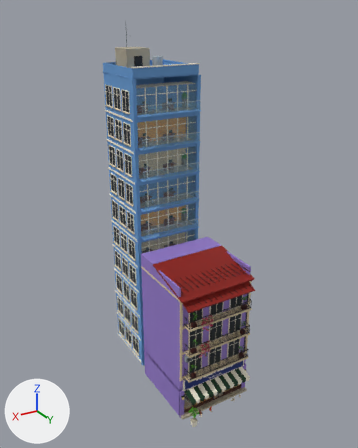
The FBX model Assets/PhoViet/Art/Streets/PV_StreetShop10_Petshop.fbx, before and after one commit.
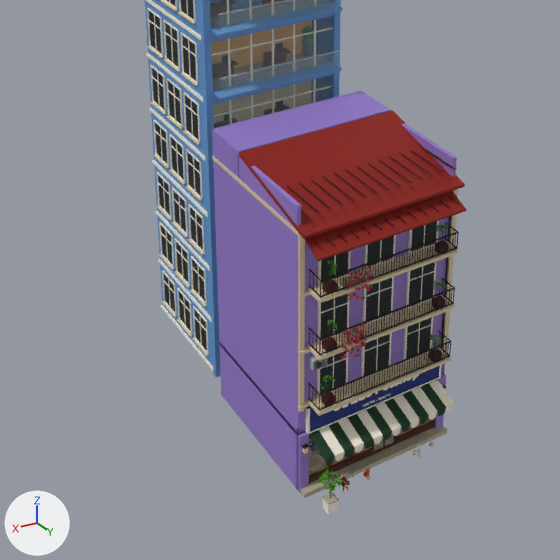
Each version is shown whole from a camera (50 mm lens) standing at (24.6, 37.8, 38.7) and looking at (0.1, -3.0, 18.3), then close up on the part from 13% to 83% of the width and 44% to 100% of the height. Lighting does not change. The marker at lower left points along +X, +Y and +Z. The first two pictures are the older version. Objects named as collision shapes, trigger or cutter boxes, shadow casters or lower levels of detail are left out. Where no turn or scale is listed for an object, it has been applied to the vertices. Vertices at exactly the same position are counted once.

The first close-up shows 'PV_StreetShop10_Petshop_LOD0'.
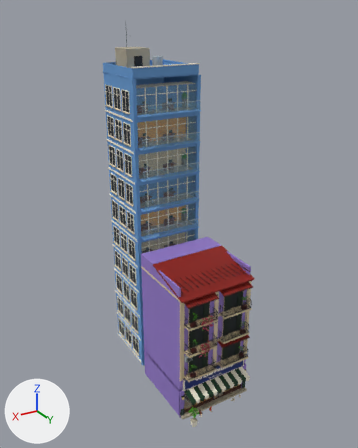
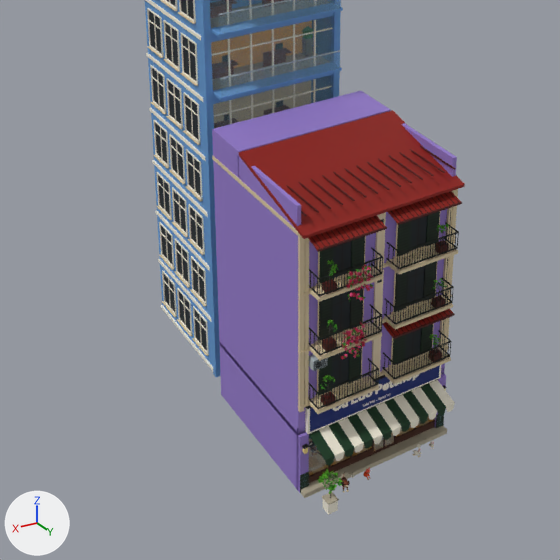
Changed parts and their boxes (x1, y1, x2, y2) in the close-ups (560 x 560 px):
'PV_StreetShop10_Petshop_LOD0', reshaped
    before: (145, 0, 466, 515)
    after: (145, 0, 465, 515)
part 1 of me_pv_streetshop10_petshop_lod0, added
    after: (300, 472, 309, 493)
part 2 of me_pv_streetshop10_petshop_lod0, added
    after: (436, 414, 444, 428)
part 3 of me_pv_streetshop10_petshop_lod0, added
    after: (318, 356, 332, 395)
part 4 of me_pv_streetshop10_petshop_lod0, deleted
    before: (316, 200, 458, 399)
part 5 of me_pv_streetshop10_petshop_lod0, reshaped
    before: (305, 191, 466, 416)
    after: (300, 190, 462, 487)

What the commit changed:
me_pv_streetshop10_petshop_lod0 is used by ob_pv_streetshop10_petshop_lod0; location (0.0, 0.0, 0.0).
me_pv_streetshop10_petshop_lod0 had 24514 vertices, 20445 faces and spanned x -4.2..4.2, y -12.5..6.2, z 0.0..37.8.
me_pv_streetshop10_petshop_lod0 now has 25546 vertices, 20901 faces and spans x -4.2..4.2, y -12.5..6.2, z 0.0..37.8.
me_pv_streetshop10_petshop_lod0 part 1: a new loose piece, a box spanning x 3.72..4.18, y 4.058..4.102, z 0.04..1.08, in mat_pv_streetatlas (picture img_pv_streetpalette_png).
me_pv_streetshop10_petshop_lod0 part 2: a new loose piece, a box spanning x -4.18..-3.72, y 4.058..4.102, z 0.04..1.08, in mat_pv_streetatlas (picture img_pv_streetpalette_png).
me_pv_streetshop10_petshop_lod0 part 3: a new loose piece, a box spanning x 2.519..3.18, y 3.998..4.058, z 5.25..7.41, in mat_pv_streetatlas (picture img_pv_streetpalette_png).
me_pv_streetshop10_petshop_lod0 part 4: 61 loose pieces with 452 vertices, spanning x -3.7..3.7, y 3.7..4.9, z 5.0..13.6, are deleted.
me_pv_streetshop10_petshop_lod0 part 5: 643 vertices moved from x -3.7..3.7, y 4.0..4.9, z 5.2..12.0 to x -3.7..3.7, y 4.1..4.9, z 5.2..12.0; 213 vertices removed from x -3.9..3.9, y 3.7..5.0, z 4.9..13.8; 1657 vertices added at x -4.2..4.2, y 3.8..4.9, z 0.0..13.9.
Other edits to the shape of me_pv_streetshop10_petshop_lod0 do not show in these pictures.
